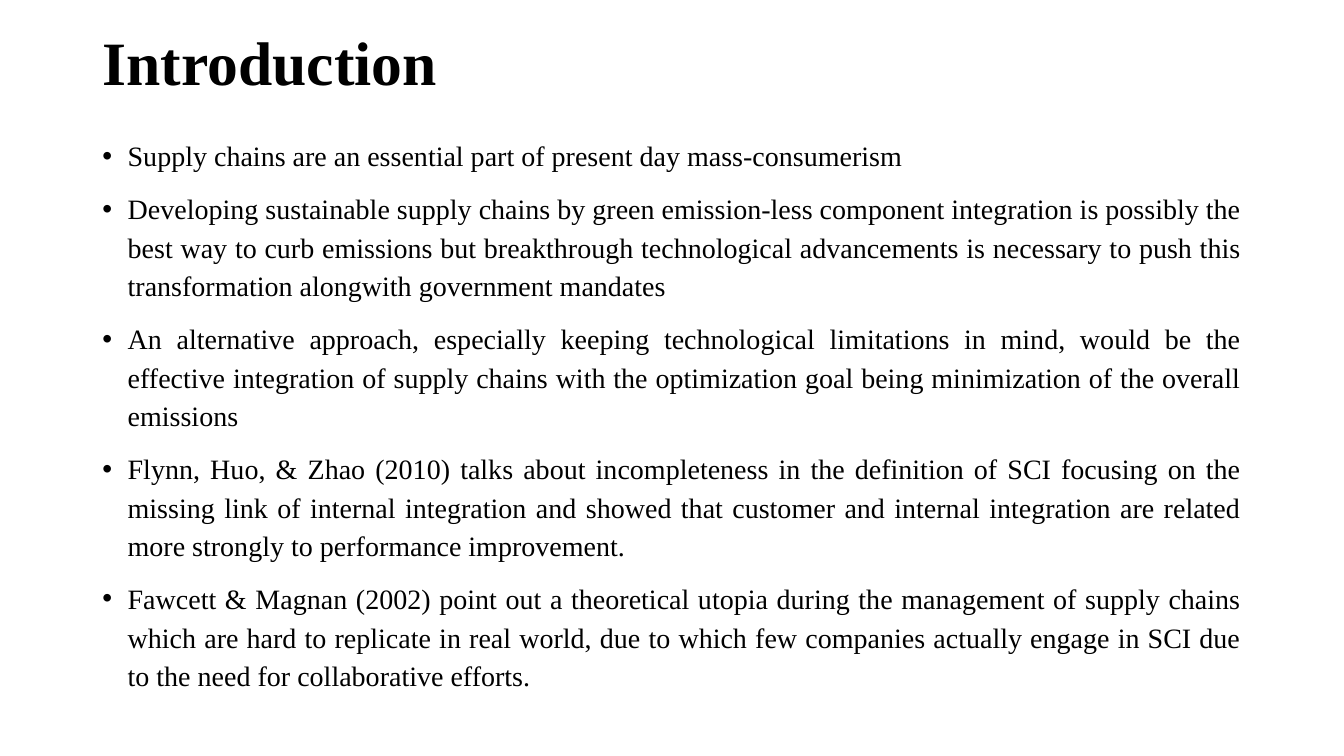
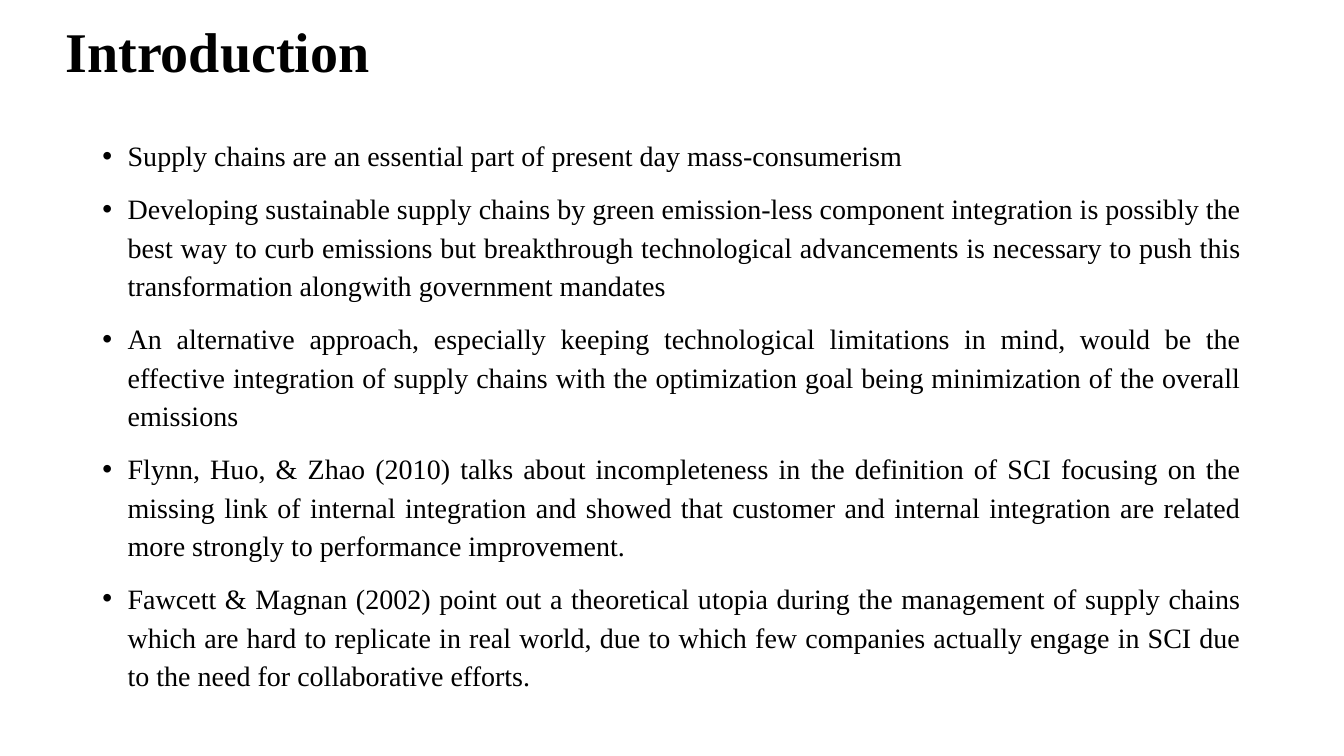
Before and after one commit to SanTanBan/DataSet-ICONIEA-2024-Emission-Reduction-through-Green-Sustainable-Supply-Chains, a slide deck: slide 3 of Santanu ~ PaperID 202331307 ~ Presented on 17.2.2024 in Venue V3 Operations Management Track.pptx (slide 2 before the commit). Drawn at 1344x756 pixels with LibreOffice and Linux fonts; fonts in the diff are those of the drawing. Boxes give left, top, right and bottom in pixels: in the first picture for what was removed or moved away, otherwise in the second. Text is boxed around its words. In the diff, an @@ line names an element or a change of style, - is before the commit and + after.

```diff
--- a/Santanu ~ PaperID 202331307 ~ Presented on 17.2.2024 in Venue V3 Operations Management Track.pptx
+++ b/Santanu ~ PaperID 202331307 ~ Presented on 17.2.2024 in Venue V3 Operations Management Track.pptx
@@ title "Introduction": place and size @@
-title "Introduction" at (102,42,436,86)
+title "Introduction" at (66,33,370,73)
@@ title "Introduction" at (66,33,370,73): size 44 to 40 pt @@
```
Also in this commit, not shown: 2 other slides changed, 1 slide added.
